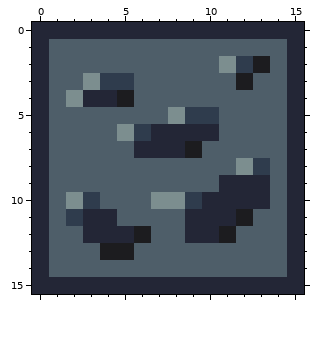
Two states of a pixel-art file, assets/tiles/mineral/ore_coal.aseprite. Above: the version before the commit.
16x16 pixels, 1 frame.
After the commit:
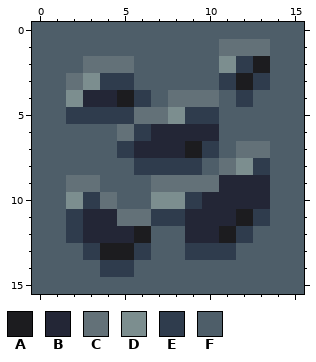
Palette (. is transparent): A #1c1c1f  B #232636  C #637178  D #7c8e8f  E #2f3c4d  F #4e5e69
Diff:
layer "Layer 2" added
--- layers "Layer 2", "Layer 1"
@@ x 0..15 @@
- 0 BBBBBBBBBBBBBBBB
- 1 BFFFFFFFFFFFFFFB
- 2 BFFFFFFFFFFDEAFB
- 3 BFFDEEFFFFFFAFFB
- 4 BFDBBAFFFFFFFFFB
- 5 BFFFFFFFDEEFFFFB
- 6 BFFFFDEBBBBFFFFB
- 7 BFFFFFBBBAFFFFFB
- 8 BFFFFFFFFFFFDEFB
- 9 BFFFFFFFFFFBBBFB
-10 BFDEFFFDDEBBBBFB
-11 BFEBBFFFFBBBAFFB
-12 BFFBBBAFFBBAFFFB
-13 BFFFAAFFFFFFFFFB
-14 BFFFFFFFFFFFFFFB
-15 BBBBBBBBBBBBBBBB
+ 0 FFFFFFFFFFFFFFFF
+ 1 FFFFFFFFFFFCCCFF
+ 2 FFFCCCFFFFFDEAFF
+ 3 FFCDEEFFFFFEAEFF
+ 4 FFDBBAEFCCCFEFFF
+ 5 FFEEEECCDEEFFFFF
+ 6 FFFFFCEBBBBFFFFF
+ 7 FFFFFEBBBAEFCCFF
+ 8 FFFFFFEEEEFCDEFF
+ 9 FFCCFFFCCCCBBBFF
+10 FFDECFFDDEBBBBFF
+11 FFEBBCCEEBBBAEFF
+12 FFEBBBAFFBBAEFFF
+13 FFFEAAEFFEEEFFFF
+14 FFFFEEFFFFFFFFFF
+15 FFFFFFFFFFFFFFFF
Pixel boxes of the changes (left, top, right, bottom) in both pictures:
changed: (32, 22, 304, 294)
